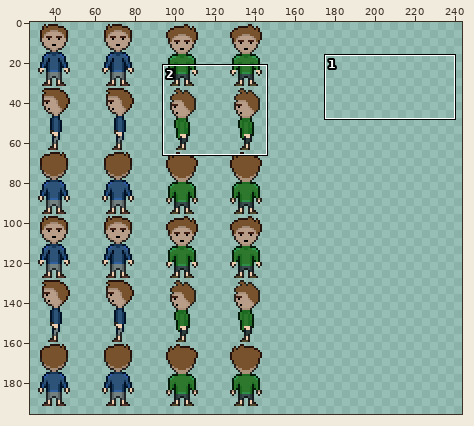
Pixel-art file: src/img/aseprite/Players.aseprite. Above, an overview of the earlier version with the close-up marked.
Close-up. First the earlier version:
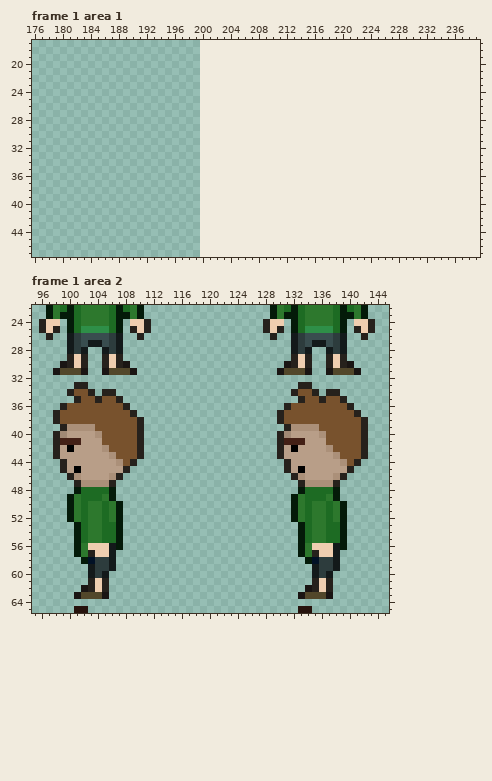
200x200 pixels, 6 frames. Colours within 5 levels of each other are drawn and written as one. Shown: frame 1 area 1: x 176..239, y 17..47; frame 1 area 2: x 95..145, y 22..65. The old version is drawn lined up with the new one, on the new canvas. The wide view leaves out empty margins. The commit also changed other frames or places, which this record leaves out.
After:
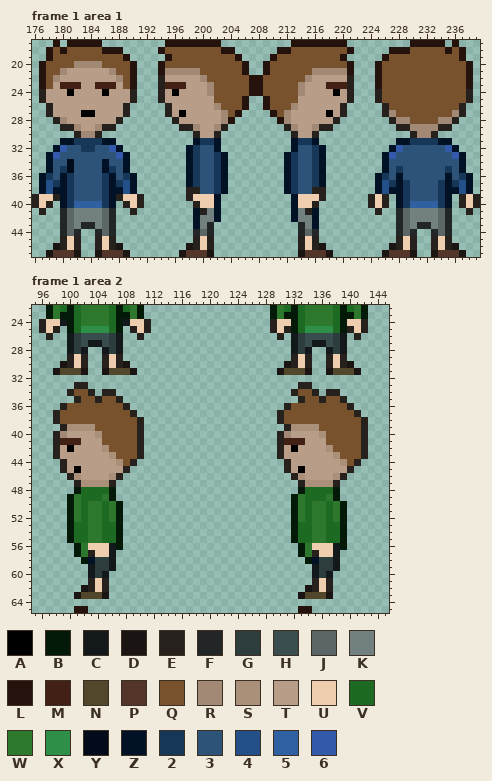
Palette (. is transparent): A #000000  B #041a09  C #13191a  D #1a1513  E #26211c  F #222626  G #2d3c3d  H #394d4f  J #5c6666  K #728080  L #26120c  M #432016  N #52472a  P #53352a  Q #78522d  R #a18975  S #ab9079  T #b89e88  U #efceb0  V #1d6b23  W #2d782d  X #2e8f48  Y #010b1a  Z #011126  2 #163757  3 #2d5378  4 #24508a  5 #2f60a1  6 #3359ab
From old to new:
canvas 200x200 -> 400x200
Frame 1 area 1:
y 17: x 179 . -> L; x 181..185 ..... -> LLLLL; x 195..202 ........ -> LLLLLLLL; x 213..220 ........ -> LLLLLLLL; x 230..234 ..... -> LLLLL; x 236 . -> L
y 18: x 178..188 ........... -> LQLQQQQQLLL; x 194..204 ........... -> LQQQQQQQQLL; x 211..221 ........... -> LLQQQQQQQQL; x 227..237 ........... -> LLLQQQQQLQL
y 19: x 178..189 ............ -> LQQQQQQQQQQL; x 195..205 ........... -> LQQQQQQQQQL; x 210..220 ........... -> LQQQQQQQQQL; x 226..237 ............ -> LQQQQQQQQQQL
y 20: x 177..190 .............. -> LQQQQRRRRQQQQL; x 194..206 ............. -> LQQQQQQQQQQQL; x 209..221 ............. -> LQQQQQQQQQQQL; x 225..238 .............. -> LQQQQQQQQQQQQL
y 21: x 177..190 .............. -> LQQRTTTTTTRQQL; x 194..206 ............. -> LRRRRRQQQQQQL; x 209..221 ............. -> LQQQQQQRRRRRL; x 225..238 .............. -> LQQQQQQQQQQQQL
y 22: x 177..190 .............. -> LQRTTTTTTTTRQL; x 194..221 ............................ -> ETTTTTRQQQQQQLLQQQQQQRTTTTTE; x 225..238 .............. -> LQQQQQQQQQQQQL
y 23: x 177..190 .............. -> LQTMMMTTMMMTQL; x 194..221 ............................ -> EMMMTTTRQQQQQLLQQQQQRTTTMMME; x 225..238 .............. -> LQQQQQQQQQQQQL
y 24: x 177..190 .............. -> ETTTATTTTATTTE; x 194..221 ............................ -> ETATTTTRQQQQQLLQQQQQRTTTTATE; x 225..238 .............. -> EQQQQQQQQQQQQE
y 25: x 177..190 .............. -> ETTTTTTTTTTTTE; x 194..206 ............. -> ETTTTTTTQQQQL; x 209..221 ............. -> LQQQQTTTTTTTE; x 225..238 .............. -> EQQQQQQQQQQQQE
y 26: x 178..189 ............ -> ETTTTTTTTTTE; x 195..206 ............ -> ETTTTTTRQQQL; x 209..220 ............ -> LQQQRTTTTTTE; x 226..237 ............ -> EQQQQQQQQQQE
y 27: x 178..189 ............ -> ETTTTAATTTTE; x 195..205 ........... -> ETATTTTTRQL; x 210..220 ........... -> LQRTTTTTATE; x 226..237 ............ -> ERQQQQQQQQRE
y 28: x 179..188 .......... -> ERTTTTTTTE; x 196..204 ......... -> ETTTTTTRL; x 211..219 ......... -> LRTTTTTTE; x 227..236 .......... -> ERRQQQQRRE
y 29: x 180..187 ........ -> EERTTREE; x 197..203 ....... -> EERTTRE; x 212..218 ....... -> ERTTREE; x 228..235 ........ -> EERRRREE
y 30: x 182..185 .... -> ERRE; x 199..202 .... -> ETTE; x 213..216 .... -> ETTE; x 230..233 .... -> ERRE
y 31: x 180..187 ........ -> ZZ2222ZZ; x 199..202 .... -> Z22Z; x 213..216 .... -> Z22Z; x 228..235 ........ -> ZZ2222ZZ
y 32: x 179..188 .......... -> Z63322336Z; x 198..202 ..... -> Z233Z; x 213..217 ..... -> Z332Z; x 227..236 .......... -> Z63333336Z
y 33: x 178..189 ............ -> Z6333333336Z; x 198..203 ...... -> Z2332Z; x 212..217 ...... -> Z2332Z; x 226..237 ............ -> Z6333333336Z
y 34: x 178..189 ............ -> Z33Y3333Z33Z; x 198..203 ...... -> Z2332Z; x 212..217 ...... -> Z2332Z; x 226..237 ............ -> Z3333333333Z
y 35: x 178..189 ............ -> Z32Y3333Z23Z; x 198..203 ...... -> Z2332Z; x 212..217 ...... -> Z2332Z; x 226..237 ............ -> Z3233333323Z
y 36: x 177..190 .............. -> Z23Z233332Z32Z; x 198..203 ...... -> Z2332Z; x 212..217 ...... -> Z2332Z; x 225..238 .............. -> Z23Z333333Z32Z
y 37: x 177..190 .............. -> Z42Z233332Z24Z; x 198..203 ...... -> Z2332Z; x 212..217 ...... -> Z2332Z; x 225..238 .............. -> Z42Z233332Z24Z
y 38: x 177..190 .............. -> Z4ZZ233332ZZ4Z; x 198..203 ...... -> EE332Z; x 212..217 ...... -> Z233EE; x 225..238 .............. -> Z4ZZ233332ZZ4Z
y 39: x 176..191 ................ -> EUUEZ233332ZEUUE; x 198..202 ..... -> EUUUZ; x 213..217 ..... -> ZUUUE; x 224..226 ... -> EUE; x 228..235 ........ -> Z233332Z; x 237..239 ... -> EUE
y 40: x 176..178 ... -> EUE; x 180..187 ........ -> Z255552Z; x 189..191 ... -> EUE; x 199..202 .... -> EUUZ; x 213..216 .... -> ZUUE; x 224..226 ... -> EUE; x 228..235 ........ -> Z255552Z; x 237..239 ... -> EUE
y 41: x 177 . -> E; x 180..187 ........ -> FJKKKKJF; x 190 . -> E; x 199..202 .... -> ZEKZ; x 213..216 .... -> ZKEZ; x 225 . -> E; x 228..235 ........ -> FJKKKKJF; x 238 . -> E
y 42: x 180..187 ........ -> FJKKKKJF; x 199..202 .... -> ZKKZ; x 213..216 .... -> ZKKZ; x 228..235 ........ -> FJKKKKJF
y 43: x 180..187 ........ -> FJKFFKJF; x 199..201 ... -> ZKF; x 214..216 ... -> FKZ; x 228..235 ........ -> FJKFFKJF
y 44: x 180..182 ... -> FJF; x 185..187 ... -> FJF; x 199..201 ... -> FJF; x 214..216 ... -> FJF; x 228..230 ... -> FJF; x 233..235 ... -> FJF
y 45: x 180..182 ... -> EUE; x 185..187 ... -> EUE; x 199..201 ... -> EUE; x 214..216 ... -> EUE; x 228..230 ... -> EUE; x 233..235 ... -> EUE
y 46: x 179..182 .... -> DEUE; x 185..188 .... -> EUED; x 198..201 .... -> DEUE; x 214..217 .... -> EUED; x 227..230 .... -> DEUE; x 233..236 .... -> EUED
y 47: x 178..182 ..... -> DPPPD; x 185..189 ..... -> DPPPD; x 197..201 ..... -> DPPPD; x 214..218 ..... -> DPPPD; x 226..230 ..... -> DPPPD; x 233..237 ..... -> DPPPD
Frame 1 area 2:
y 24: x 99 . -> C; x 108 . -> C; x 128..129 EU -> .E; x 131 . -> U; x 140 . -> U; x 142..143 UE -> E.
y 25: x 128..131 EUE. -> .EUE; x 140..143 .EUE -> EUE.
y 26: x 129..130 E. -> .E; x 141..142 .E -> E.
y 53..55: x 100..101 .B -> BV; x 132..133 .B -> BV
